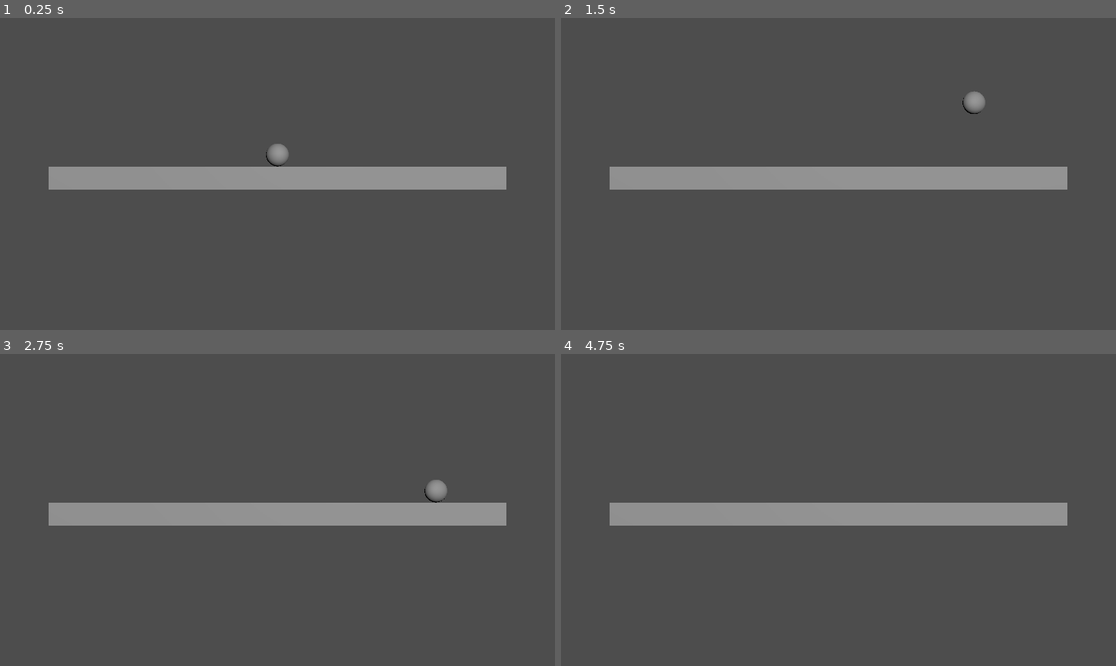
Above: before the commit, frames 1-4 (two rows, left to right).
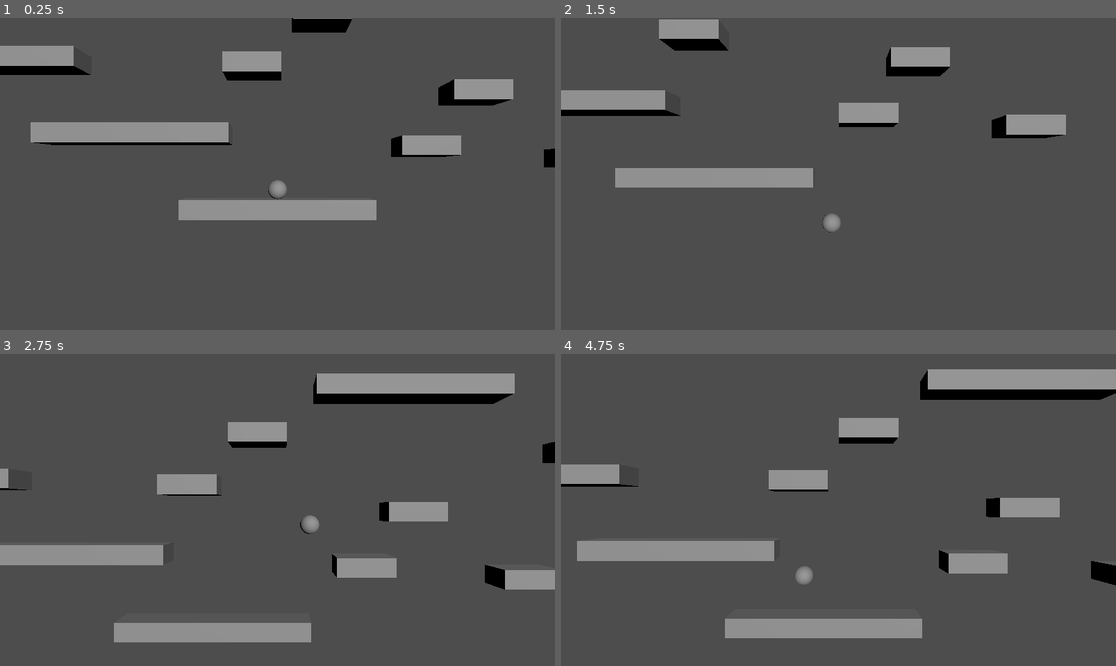
Above: after the commit, the same moments.

Repository: Frmeta/gemastik-2024
Game: Godot game, scene res://Scenes/level.tscn
The game is run twice, just before and just after one commit, with the same random seed, the same clock (stepped at 60 frames per second) and the same inputs.
Inputs:
- Up to frame 1 (0.25 s): no input
- Up to frame 2 (1.5 s): tap Enter (ui_accept) at 0.5, 1.35 s; hold Right (ui_right) 0.53-1.28 s; hold Enter (ui_accept) 0.53-1.28 s; hold Left (ui_left) from 1.28 s (still down)
- Up to frame 3 (2.75 s): tap Enter (ui_accept) at 1.52, 1.82 s; release Left (ui_left) at 2.03 s; hold Right (ui_right) from 2.03 s (still down); hold Enter (ui_accept) from 2.03 s (still down)
- Up to frame 4 (4.75 s): release Enter (ui_accept) at 2.78 s; tap Enter (ui_accept) at 2.85, 3.02, 3.32, 4.35, 4.52 s; release Right (ui_right) at 3.53 s; hold Enter (ui_accept) 3.53-4.28 s; hold Left (ui_left) from 3.53 s (still down)

The runs differ from the first frame. In frame 1, 16% of the frame differs, in the area x 0-100%, y 0-65%; in frame 2, 9.6%; in frame 3, 17%; in frame 4, 17%, in the area x 0-100%, y 4-92%.

Commit message:
Improve player movement

Diff:
--- a/Scenes/level.tscn
+++ b/Scenes/level.tscn
@@ -1,18 +1,32 @@
-[gd_scene load_steps=4 format=3 uid="uid://djwm4tpw6acyc"]
+[gd_scene load_steps=7 format=3 uid="uid://djwm4tpw6acyc"]
 
 [ext_resource type="PackedScene" uid="uid://cwcf5pcyh1y7s" path="res://Scenes/player.tscn" id="1_cqubq"]
+[ext_resource type="Script" path="res://Scripts/camera.gd" id="1_grkan"]
 
 [sub_resource type="BoxShape3D" id="BoxShape3D_7duej"]
+size = Vector3(10, 1, 1)
 
 [sub_resource type="BoxMesh" id="BoxMesh_sygdw"]
+size = Vector3(10, 1, 1)
+
+[sub_resource type="BoxShape3D" id="BoxShape3D_8n4r1"]
+size = Vector3(3, 1, 1)
+
+[sub_resource type="BoxMesh" id="BoxMesh_lv5aa"]
+size = Vector3(3, 1, 1)
 
 [node name="level" type="Node3D"]
+
+[node name="Camera3D" type="Camera3D" parent="."]
+transform = Transform3D(1, 0, 0, 0, 1, 0, 0, 0, 1, 0, 2, 10.785)
+size = 13.612
+script = ExtResource("1_grkan")
 
 [node name="Player" parent="." instance=ExtResource("1_cqubq")]
 transform = Transform3D(1, 0, 0, 0, 1, 0, 0, 0, 1, 0, 1.2829, 0)
 
 [node name="StaticBody3D" type="StaticBody3D" parent="."]
-transform = Transform3D(20, 0, 0, 0, 1, 0, 0, 0, 5, 0, 0, 0)
+metadata/_edit_group_ = true
 
 [node name="CollisionShape3D" type="CollisionShape3D" parent="StaticBody3D"]
 shape = SubResource("BoxShape3D_7duej")
@@ -20,10 +34,255 @@
 [node name="MeshInstance3D" type="MeshInstance3D" parent="StaticBody3D"]
 mesh = SubResource("BoxMesh_sygdw")
 
-[node name="Camera3D" type="Camera3D" parent="."]
-transform = Transform3D(1, 0, 0, 0, 1, 0, 0, 0, 1, 0, 0.169543, 10.7848)
-projection = 1
-size = 13.612
+[node name="StaticBody3D2" type="StaticBody3D" parent="."]
+transform = Transform3D(1, 0, 0, 0, 1, 0, 0, 0, 1, -7.48644, 3.92917, 9.53674e-07)
+metadata/_edit_group_ = true
+
+[node name="CollisionShape3D" type="CollisionShape3D" parent="StaticBody3D2"]
+shape = SubResource("BoxShape3D_7duej")
+
+[node name="MeshInstance3D" type="MeshInstance3D" parent="StaticBody3D2"]
+mesh = SubResource("BoxMesh_sygdw")
+
+[node name="StaticBody3D3" type="StaticBody3D" parent="."]
+transform = Transform3D(1, 0, 0, 0, 1, 0, 0, 0, 1, -15.3256, 7.80252, 0)
+metadata/_edit_group_ = true
+
+[node name="CollisionShape3D" type="CollisionShape3D" parent="StaticBody3D3"]
+shape = SubResource("BoxShape3D_7duej")
+
+[node name="MeshInstance3D" type="MeshInstance3D" parent="StaticBody3D3"]
+mesh = SubResource("BoxMesh_sygdw")
+
+[node name="StaticBody3D4" type="StaticBody3D" parent="."]
+transform = Transform3D(1, 0, 0, 0, 1, 0, 0, 0, 1, -22.3395, 11.2686, -1.90735e-06)
+metadata/_edit_group_ = true
+
+[node name="CollisionShape3D" type="CollisionShape3D" parent="StaticBody3D4"]
+shape = SubResource("BoxShape3D_7duej")
+
+[node name="MeshInstance3D" type="MeshInstance3D" parent="StaticBody3D4"]
+mesh = SubResource("BoxMesh_sygdw")
+
+[node name="StaticBody3D16" type="StaticBody3D" parent="."]
+transform = Transform3D(1, 0, 0, 0, 1, 0, 0, 0, 1, -8.21328, 18.2379, -1.90735e-06)
+metadata/_edit_group_ = true
+
+[node name="CollisionShape3D" type="CollisionShape3D" parent="StaticBody3D16"]
+shape = SubResource("BoxShape3D_7duej")
+
+[node name="MeshInstance3D" type="MeshInstance3D" parent="StaticBody3D16"]
+mesh = SubResource("BoxMesh_sygdw")
+
+[node name="StaticBody3D17" type="StaticBody3D" parent="."]
+transform = Transform3D(1, 0, 0, 0, 1, 0, 0, 0, 1, 20.9971, 15.42, -1.90735e-06)
+metadata/_edit_group_ = true
+
+[node name="CollisionShape3D" type="CollisionShape3D" parent="StaticBody3D17"]
+shape = SubResource("BoxShape3D_7duej")
+
+[node name="MeshInstance3D" type="MeshInstance3D" parent="StaticBody3D17"]
+mesh = SubResource("BoxMesh_sygdw")
+
+[node name="StaticBody3D18" type="StaticBody3D" parent="."]
+transform = Transform3D(1, 0, 0, 0, 1, 0, 0, 0, 1, 29.553, 8.54, 0)
+metadata/_edit_group_ = true
+
+[node name="CollisionShape3D" type="CollisionShape3D" parent="StaticBody3D18"]
+shape = SubResource("BoxShape3D_7duej")
+
+[node name="MeshInstance3D" type="MeshInstance3D" parent="StaticBody3D18"]
+mesh = SubResource("BoxMesh_sygdw")
+
+[node name="StaticBody3D10" type="StaticBody3D" parent="."]
+transform = Transform3D(1, 0, 0, 0, 1, 0, 0, 0, 1, 10.2847, 12.6093, -1.90735e-06)
+metadata/_edit_group_ = true
+
+[node name="CollisionShape3D" type="CollisionShape3D" parent="StaticBody3D10"]
+shape = SubResource("BoxShape3D_7duej")
+
+[node name="MeshInstance3D" type="MeshInstance3D" parent="StaticBody3D10"]
+mesh = SubResource("BoxMesh_sygdw")
+
+[node name="StaticBody3D19" type="StaticBody3D" parent="."]
+transform = Transform3D(1, 0, 0, 0, 1, 0, 0, 0, 1, -37.9027, 10.8221, -1.90735e-06)
+metadata/_edit_group_ = true
+
+[node name="CollisionShape3D" type="CollisionShape3D" parent="StaticBody3D19"]
+shape = SubResource("BoxShape3D_7duej")
+
+[node name="MeshInstance3D" type="MeshInstance3D" parent="StaticBody3D19"]
+mesh = SubResource("BoxMesh_sygdw")
+
+[node name="StaticBody3D20" type="StaticBody3D" parent="."]
+transform = Transform3D(1, 0, 0, 0, 1, 0, 0, 0, 1, -37.9027, 10.8221, -1.90735e-06)
+metadata/_edit_group_ = true
+
+[node name="CollisionShape3D" type="CollisionShape3D" parent="StaticBody3D20"]
+shape = SubResource("BoxShape3D_7duej")
+
+[node name="MeshInstance3D" type="MeshInstance3D" parent="StaticBody3D20"]
+mesh = SubResource("BoxMesh_sygdw")
+
+[node name="StaticBody3D5" type="StaticBody3D" parent="."]
+transform = Transform3D(1, 0, 0, 0, 1, 0, 0, 0, 1, 7.81474, 3.28319, 0)
+metadata/_edit_group_ = true
+
+[node name="CollisionShape3D" type="CollisionShape3D" parent="StaticBody3D5"]
+shape = SubResource("BoxShape3D_8n4r1")
+
+[node name="MeshInstance3D" type="MeshInstance3D" parent="StaticBody3D5"]
+mesh = SubResource("BoxMesh_lv5aa")
+
+[node name="StaticBody3D6" type="StaticBody3D" parent="."]
+transform = Transform3D(1, 0, 0, 0, 1, 0, 0, 0, 1, 10.4366, 6.11671, 9.53674e-07)
+metadata/_edit_group_ = true
+
+[node name="CollisionShape3D" type="CollisionShape3D" parent="StaticBody3D6"]
+shape = SubResource("BoxShape3D_8n4r1")
+
+[node name="MeshInstance3D" type="MeshInstance3D" parent="StaticBody3D6"]
+mesh = SubResource("BoxMesh_lv5aa")
+
+[node name="StaticBody3D7" type="StaticBody3D" parent="."]
+transform = Transform3D(1, 0, 0, 0, 1, 0, 0, 0, 1, -1.29228, 7.51898, 9.53674e-07)
+metadata/_edit_group_ = true
+
+[node name="CollisionShape3D" type="CollisionShape3D" parent="StaticBody3D7"]
+shape = SubResource("BoxShape3D_8n4r1")
+
+[node name="MeshInstance3D" type="MeshInstance3D" parent="StaticBody3D7"]
+mesh = SubResource("BoxMesh_lv5aa")
+
+[node name="StaticBody3D8" type="StaticBody3D" parent="."]
+transform = Transform3D(1, 0, 0, 0, 1, 0, 0, 0, 1, 2.27914, 10.1662, 9.53674e-07)
+metadata/_edit_group_ = true
+
+[node name="CollisionShape3D" type="CollisionShape3D" parent="StaticBody3D8"]
+shape = SubResource("BoxShape3D_8n4r1")
+
+[node name="MeshInstance3D" type="MeshInstance3D" parent="StaticBody3D8"]
+mesh = SubResource("BoxMesh_lv5aa")
+
+[node name="StaticBody3D21" type="StaticBody3D" parent="."]
+transform = Transform3D(1, 0, 0, 0, 1, 0, 0, 0, 1, -46.6342, 7.87393, 9.53674e-07)
+metadata/_edit_group_ = true
+
+[node name="CollisionShape3D" type="CollisionShape3D" parent="StaticBody3D21"]
+shape = SubResource("BoxShape3D_8n4r1")
+
+[node name="MeshInstance3D" type="MeshInstance3D" parent="StaticBody3D21"]
+mesh = SubResource("BoxMesh_lv5aa")
+
+[node name="StaticBody3D22" type="StaticBody3D" parent="."]
+transform = Transform3D(1, 0, 0, 0, 1, 0, 0, 0, 1, -52.2054, 4.9306, 9.53674e-07)
+metadata/_edit_group_ = true
+
+[node name="CollisionShape3D" type="CollisionShape3D" parent="StaticBody3D22"]
+shape = SubResource("BoxShape3D_8n4r1")
+
+[node name="MeshInstance3D" type="MeshInstance3D" parent="StaticBody3D22"]
+mesh = SubResource("BoxMesh_lv5aa")
+
+[node name="StaticBody3D23" type="StaticBody3D" parent="."]
+transform = Transform3D(1, 0, 0, 0, 1, 0, 0, 0, 1, -58.499, 1.51953, 9.53674e-07)
+metadata/_edit_group_ = true
+
+[node name="CollisionShape3D" type="CollisionShape3D" parent="StaticBody3D23"]
+shape = SubResource("BoxShape3D_8n4r1")
+
+[node name="MeshInstance3D" type="MeshInstance3D" parent="StaticBody3D23"]
+mesh = SubResource("BoxMesh_lv5aa")
+
+[node name="StaticBody3D24" type="StaticBody3D" parent="."]
+transform = Transform3D(1, 0, 0, 0, 1, 0, 0, 0, 1, -1.13952, 16.441, 9.53674e-07)
+metadata/_edit_group_ = true
+
+[node name="CollisionShape3D" type="CollisionShape3D" parent="StaticBody3D24"]
+shape = SubResource("BoxShape3D_8n4r1")
+
+[node name="MeshInstance3D" type="MeshInstance3D" parent="StaticBody3D24"]
+mesh = SubResource("BoxMesh_lv5aa")
+
+[node name="StaticBody3D25" type="StaticBody3D" parent="."]
+transform = Transform3D(1, 0, 0, 0, 1, 0, 0, 0, 1, 40.3233, 5.18389, 9.53674e-07)
+metadata/_edit_group_ = true
+
+[node name="CollisionShape3D" type="CollisionShape3D" parent="StaticBody3D25"]
+shape = SubResource("BoxShape3D_8n4r1")
+
+[node name="MeshInstance3D" type="MeshInstance3D" parent="StaticBody3D25"]
+mesh = SubResource("BoxMesh_lv5aa")
+
+[node name="StaticBody3D26" type="StaticBody3D" parent="."]
+transform = Transform3D(1, 0, 0, 0, 1, 0, 0, 0, 1, 35.5634, 4.756, 0)
+metadata/_edit_group_ = true
+
+[node name="CollisionShape3D" type="CollisionShape3D" parent="StaticBody3D26"]
+shape = SubResource("BoxShape3D_8n4r1")
+
+[node name="MeshInstance3D" type="MeshInstance3D" parent="StaticBody3D26"]
+mesh = SubResource("BoxMesh_lv5aa")
+
+[node name="StaticBody3D9" type="StaticBody3D" parent="."]
+transform = Transform3D(1, 0, 0, 0, 1, 0, 0, 0, 1, -28.7024, 13.4677, 2.86102e-06)
+metadata/_edit_group_ = true
+
+[node name="CollisionShape3D" type="CollisionShape3D" parent="StaticBody3D9"]
+shape = SubResource("BoxShape3D_8n4r1")
+
+[node name="MeshInstance3D" type="MeshInstance3D" parent="StaticBody3D9"]
+mesh = SubResource("BoxMesh_lv5aa")
+
+[node name="StaticBody3D11" type="StaticBody3D" parent="."]
+transform = Transform3D(1, 0, 0, 0, 1, 0, 0, 0, 1, -23.1975, 15.6665, 2.86102e-06)
+metadata/_edit_group_ = true
+
+[node name="CollisionShape3D" type="CollisionShape3D" parent="StaticBody3D11"]
+shape = SubResource("BoxShape3D_8n4r1")
+
+[node name="MeshInstance3D" type="MeshInstance3D" parent="StaticBody3D11"]
+mesh = SubResource("BoxMesh_lv5aa")
+
+[node name="StaticBody3D12" type="StaticBody3D" parent="."]
+transform = Transform3D(1, 0, 0, 0, 1, 0, 0, 0, 1, -17.7638, 18.2412, 2.86102e-06)
+metadata/_edit_group_ = true
+
+[node name="CollisionShape3D" type="CollisionShape3D" parent="StaticBody3D12"]
+shape = SubResource("BoxShape3D_8n4r1")
+
+[node name="MeshInstance3D" type="MeshInstance3D" parent="StaticBody3D12"]
+mesh = SubResource("BoxMesh_lv5aa")
+
+[node name="StaticBody3D13" type="StaticBody3D" parent="."]
+transform = Transform3D(1, 0, 0, 0, 1, 0, 0, 0, 1, 16.2929, 2.67953, 2.86102e-06)
+metadata/_edit_group_ = true
+
+[node name="CollisionShape3D" type="CollisionShape3D" parent="StaticBody3D13"]
+shape = SubResource("BoxShape3D_8n4r1")
+
+[node name="MeshInstance3D" type="MeshInstance3D" parent="StaticBody3D13"]
+mesh = SubResource("BoxMesh_lv5aa")
+
+[node name="StaticBody3D14" type="StaticBody3D" parent="."]
+transform = Transform3D(1, 0, 0, 0, 1, 0, 0, 0, 1, 19.4992, 9.33124, 2.86102e-06)
+metadata/_edit_group_ = true
+
+[node name="CollisionShape3D" type="CollisionShape3D" parent="StaticBody3D14"]
+shape = SubResource("BoxShape3D_8n4r1")
+
+[node name="MeshInstance3D" type="MeshInstance3D" parent="StaticBody3D14"]
+mesh = SubResource("BoxMesh_lv5aa")
+
+[node name="StaticBody3D15" type="StaticBody3D" parent="."]
+transform = Transform3D(1, 0, 0, 0, 1, 0, 0, 0, 1, 23.6329, 4.69848, 2.86102e-06)
+metadata/_edit_group_ = true
+
+[node name="CollisionShape3D" type="CollisionShape3D" parent="StaticBody3D15"]
+shape = SubResource("BoxShape3D_8n4r1")
+
+[node name="MeshInstance3D" type="MeshInstance3D" parent="StaticBody3D15"]
+mesh = SubResource("BoxMesh_lv5aa")
 
 [node name="DirectionalLight3D" type="DirectionalLight3D" parent="."]
 transform = Transform3D(-0.0582088, 0.981359, 0.183158, -0.945728, -0.112962, 0.304693, 0.319703, -0.155482, 0.934674, 0, 5.02743, 0)
--- /dev/null
+++ b/Scripts/camera.gd
@@ -0,0 +1,15 @@
+extends Camera3D
+
+@onready var player = $"../Player"
+var offset
+var smooth_speed = 5
+
+# Called when the node enters the scene tree for the first time.
+func _ready():
+
+	offset = transform.origin - player.transform.origin
+
+
+# Called every frame. 'delta' is the elapsed time since the previous frame.
+func _process(delta):
+	global_position = lerp(global_position, player.global_position + offset, smooth_speed * delta)
--- a/Scripts/player.gd
+++ b/Scripts/player.gd
@@ -6,20 +6,35 @@
 const acc = 300
 const friction = 200
 
-const gravity = 50
-const max_jumps = 2
-var current_jumps = 1
+const gravity = 40
+# const max_jumps = 2
+# var current_jumps = 1
+
+const end_jump_early_multiplier = 3
+const jump_buffer = 100 # in millis
+const coyote_treshold = 200 # in millis
+const fall_clamp = 20
+
+var _last_jump_pressed = 0
+var _last_on_ground = 0
 
 func _physics_process(delta):
 
 	# Handle jump.
-	if Input.is_action_just_pressed("ui_accept"):
-		if current_jumps < max_jumps:
-			velocity.y = JUMP_POWER
-			current_jumps += 1
+	if Input.is_action_pressed("ui_accept"):
+		_last_jump_pressed = Time.get_ticks_msec()
+
+
+	if _last_jump_pressed + jump_buffer > Time.get_ticks_msec() and _last_on_ground + coyote_treshold > Time.get_ticks_msec(): #and current_jumps < max_jumps:
+		_last_jump_pressed = 0
+		_last_on_ground = 0
+		velocity.y = JUMP_POWER
+		#current_jumps += 1
+
 
 	if is_on_floor():
-		current_jumps = 1
+		_last_on_ground = Time.get_ticks_msec()
+		#current_jumps = 1
 
 	var input_x = Input.get_axis("ui_left", "ui_right")
 	if input_x != 0:
@@ -29,6 +44,17 @@
 
 	# Add the gravity.
 	if not is_on_floor():
-		velocity.y -= gravity * delta
+		if !Input.is_action_pressed("ui_accept") && velocity.y > 0:
+			velocity.y -= gravity * delta * end_jump_early_multiplier
+		else:
+			velocity.y -= gravity * delta
+
+	# clamped fall speed
+	if velocity.y < -fall_clamp:
+		velocity.y = -fall_clamp
 
 	move_and_slide()
+
+	# respawn
+	if global_position.y < -10:
+		global_position = Vector3.ZERO + Vector3.UP * 3
